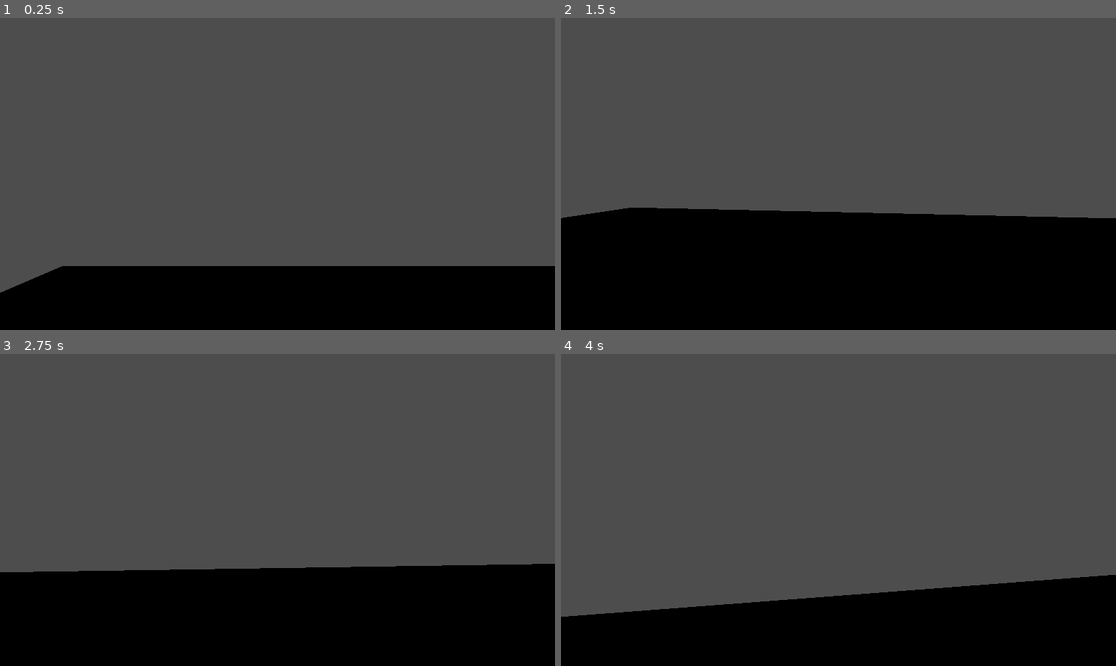
Above: before the commit, frames 1-4 (two rows, left to right).
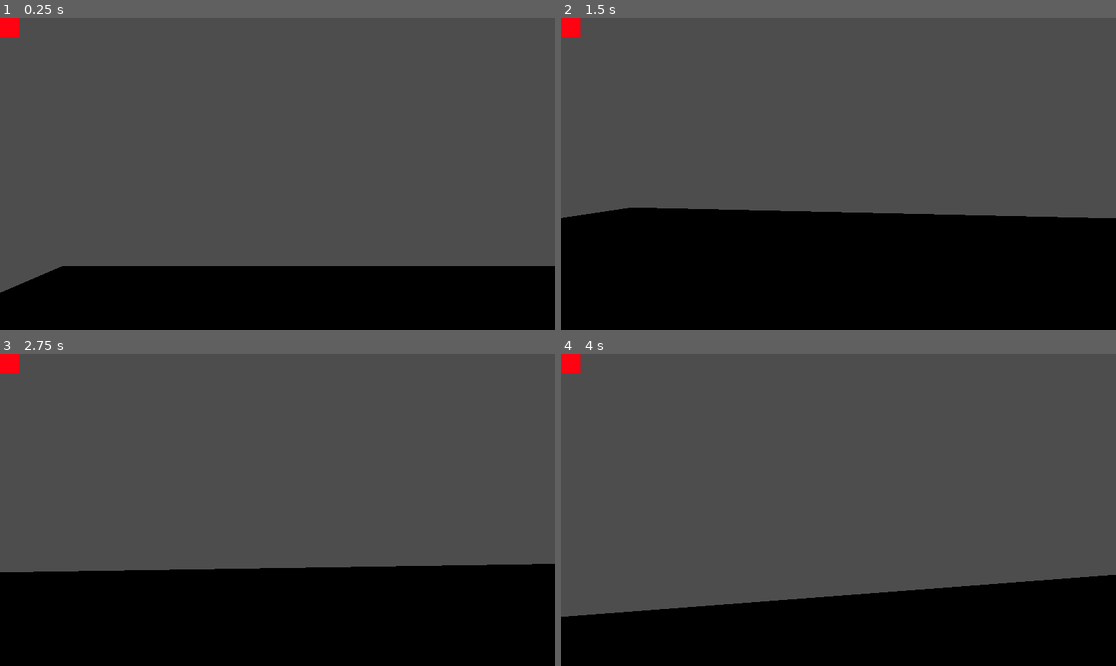
Above: after the commit, the same moments.

Repository: Y1lmazz1/oyun_denemeleri
Game: Godot game, scene res://node_3d.tscn
The game is run twice, just before and just after one commit, with the same random seed, the same clock (stepped at 60 frames per second) and the same inputs.
Inputs (mouse positions are in pixels of both pictures, inside the frame that each line leads up to):
- Up to frame 1 (0.25 s): no input
- Up to frame 2 (1.5 s): tap Enter (ui_accept) at 0.5, 0.77 s; move the mouse to (866, 174) at 0.52 s; hold W (move_forward) from 0.53 s (still down); tap R at 0.6, 1.35 s; click (866, 174) at 0.67 s; move the mouse to (810, 174) at 1.27 s; click (810, 174) at 1.42 s
- Up to frame 3 (2.75 s): keep holding W (move_forward); tap Enter (ui_accept) at 1.52 s; move the mouse to (288, 503) at 2.02 s; tap R at 2.1 s; click (288, 503) at 2.17 s
- Up to frame 4 (4 s): keep holding W (move_forward); move the mouse to (832, 516) at 2.77 s; tap R at 2.85, 3.6 s; click (832, 516) at 2.92 s; tap Enter (ui_accept) at 3.02, 3.77 s; move the mouse to (877, 513) at 3.52 s; click (877, 513) at 3.67 s

The runs differ from the first frame. In frame 1, 0.2% of the frame differs, in the area x 0-4%, y 0-7%; in frame 2, 0.2%; in frame 3, 0.2%; in frame 4, 0.2%.

Commit message:
Can barı ve Ölüm Ekranı

Diff:
--- a/character_body_3d.gd
+++ b/character_body_3d.gd
@@ -5,55 +5,94 @@
 @export var JUMP_VELOCITY : float = 4.5
 @export var MOUSE_SENSITIVITY : float = 0.002
 
+# --- CAN AYARLARI ---
+@export var MAX_HEALTH : float = 100.0
+var current_health : float = MAX_HEALTH
+var is_dead : bool = false # Ölüm durumunu takip eder
+
 # --- DÜĞÜMLER ---
-# Sahne ağacında 'Neck' ve onun içinde 'Camera3D' olmalı
 @onready var neck := $Neck
 @onready var camera := $Neck/Camera3D
+@onready var damage_overlay = get_node_or_null("CanvasLayer/DamageColor")
+@onready var health_bar = get_node_or_null("CanvasLayer/HealthBar")
+@onready var death_screen = get_node_or_null("CanvasLayer/DeathScreen")
 
 func _ready():
-	# Fareyi oyun içine hapset
+	add_to_group("player")
 	Input.set_mouse_mode(Input.MOUSE_MODE_CAPTURED)
+	current_health = MAX_HEALTH
+	is_dead = false
+
+	if health_bar:
+		health_bar.max_value = MAX_HEALTH
+		health_bar.value = current_health
+
+	if death_screen:
+		death_screen.visible = false
+
+	if damage_overlay:
+		damage_overlay.color.a = 0.0
+
+func _input(event):
+	# Eğer ölüysek ve R tuşuna basılırsa oyunu yeniden başlat
+	if is_dead and event.is_action_pressed("restart_key") or (is_dead and event is InputEventKey and event.keycode == KEY_R):
+		get_tree().reload_current_scene()
+
+func take_damage(amount: float):
+	if is_dead: return # Zaten ölüysek hasar almayalım
+
+	current_health -= amount
+
+	if health_bar:
+		health_bar.value = current_health
+
+	if damage_overlay:
+		damage_overlay.color.a = 0.4
+		var tween = create_tween()
+		tween.tween_property(damage_overlay, "color:a", 0.0, 0.4)
+
+	if current_health <= 0:
+		die()
+
+func die():
+	is_dead = true
+	Input.set_mouse_mode(Input.MOUSE_MODE_VISIBLE)
+
+	if death_screen:
+		death_screen.visible = true
+	print("Öldün! Yeniden başlamak için R tuşuna bas.")
 
 func _unhandled_input(event: InputEvent) -> void:
-	# Fare hareketi ile bakış kontrolü
+	if is_dead: return # Ölüyken etrafa bakma
+
 	if event is InputEventMouseMotion and Input.get_mouse_mode() == Input.MOUSE_MODE_CAPTURED:
-		# Sağa-Sola bakış (Karakterin gövdesini döndürür)
 		rotate_y(-event.relative.x * MOUSE_SENSITIVITY)
-		# Yukarı-Aşağı bakış (Sadece kamerayı/boynu döndürür)
 		neck.rotate_x(-event.relative.y * MOUSE_SENSITIVITY)
-		# Takla atmayı önlemek için bakışı sınırla
 		neck.rotation.x = clamp(neck.rotation.x, deg_to_rad(-85), deg_to_rad(85))
 
-	# ESC tuşuna basınca fareyi serbest bırak (Arayüzde işlem yapabilmek için)
 	if event.is_action_pressed("ui_cancel"):
 		Input.set_mouse_mode(Input.MOUSE_MODE_VISIBLE)
 
-	# Oyun ekranına tıklandığında fareyi tekrar hapset
 	if event is InputEventMouseButton and event.button_index == MOUSE_BUTTON_LEFT:
 		Input.set_mouse_mode(Input.MOUSE_MODE_CAPTURED)
 
 func _physics_process(delta: float) -> void:
-	# Yerçekimi Uygula
+	if is_dead: return # Ölüyken hareket etme
+
 	if not is_on_floor():
 		velocity += get_gravity() * delta
 
-	# Zıplama Kontrolü
 	if Input.is_action_just_pressed("ui_accept") and is_on_floor():
 		velocity.y = JUMP_VELOCITY
 
-	# Hareket Girdilerini Al (WASD için Input Map ayarı gerektirir)
 	var input_dir := Input.get_vector("move_left", "move_right", "move_forward", "move_back")
-
-	# Kameranın baktığı yöne göre ileri-geri git
 	var direction := (transform.basis * Vector3(input_dir.x, 0, input_dir.y)).normalized()
 
 	if direction:
 		velocity.x = direction.x * SPEED
 		velocity.z = direction.z * SPEED
 	else:
-		# Dururken yumuşak duruş yap (move_toward artık hata vermez)
 		velocity.x = move_toward(velocity.x, 0, SPEED)
 		velocity.z = move_toward(velocity.z, 0, SPEED)
 
-	# Hareketi uygula
 	move_and_slide()
--- a/dusman.gd
+++ b/dusman.gd
@@ -1,8 +1,11 @@
 extends CharacterBody3D
 
 @export var SPEED = 3.5
-# Sahnede 'player' grubuna dahil olan nesneyi arar
+@export var DAMAGE = 25.0
+@export var ATTACK_COOLDOWN = 1.0 # Saniyede bir vurur
+
 @onready var player = get_tree().get_first_node_in_group("player")
+var can_attack = true
 
 func _physics_process(delta: float) -> void:
 	# Yerçekimi
@@ -10,13 +13,21 @@
 		velocity += get_gravity() * delta
 
 	if player:
-		# Oyuncuya doğru yön vektörü
+		# Oyuncuyu takip et
 		var direction = (player.global_position - global_position).normalized()
-
-		# Sadece X ve Z ekseninde hareket (Y'yi 0 yaparak uçmasını engelliyoruz)
 		velocity.x = direction.x * SPEED
 		velocity.z = direction.z * SPEED
 
-		# İsteğe bağlı: Düşman her zaman oyuncuya baksın (Billboard ayarı Sprite3D'de açıksa gerekmez)
+	move_and_slide()
 
-	move_and_slide()
+# --- Area3D Sinyali Buraya Bağlanmalı ---
+func _on_area_3d_body_entered(body: Node3D) -> void:
+	if body.is_in_group("player") and can_attack:
+		if body.has_method("take_damage"):
+			body.take_damage(DAMAGE)
+			start_cooldown()
+
+func start_cooldown():
+	can_attack = false
+	await get_tree().create_timer(ATTACK_COOLDOWN).timeout
+	can_attack = true
--- a/node_3d.tscn
+++ b/node_3d.tscn
@@ -12,9 +12,15 @@
 [sub_resource type="ConcavePolygonShape3D" id="ConcavePolygonShape3D_noarx"]
 data = PackedVector3Array(-50, 0.5, 50, 50, 0.5, 50, -50, -0.5, 50, 50, 0.5, 50, 50, -0.5, 50, -50, -0.5, 50, 50, 0.5,  …(428 unchanged characters)…
 
+[sub_resource type="CanvasTexture" id="CanvasTexture_a0tk4"]
+
+[sub_resource type="CanvasTexture" id="CanvasTexture_r3fl7"]
+
 [sub_resource type="CapsuleShape3D" id="CapsuleShape3D_i5arm"]
 
 [sub_resource type="CapsuleShape3D" id="CapsuleShape3D_wc5p8"]
+
+[sub_resource type="CapsuleShape3D" id="CapsuleShape3D_a0tk4"]
 
 [node name="Node3D" type="Node3D" unique_id=1986338096]
 
@@ -33,9 +39,54 @@
 [node name="CollisionShape3D" type="CollisionShape3D" parent="StaticBody3D/CollisionShape3D/MeshInstance3D/StaticBody3D" unique_id=532975886]
 shape = SubResource("ConcavePolygonShape3D_noarx")
 
-[node name="CharacterBody3D" type="CharacterBody3D" parent="." unique_id=600055379 groups=["player,"]]
+[node name="CharacterBody3D" type="CharacterBody3D" parent="." unique_id=600055379 groups=["player"]]
 transform = Transform3D(1, 0, 0, 0, 1, 0, 0, 0, 1, -10.243233, 10.68133, 0)
 script = ExtResource("1_noarx")
+
+[node name="CanvasLayer" type="CanvasLayer" parent="CharacterBody3D" unique_id=1934685567]
+
+[node name="HealthBar" type="TextureProgressBar" parent="CharacterBody3D/CanvasLayer" unique_id=1037330000]
+offset_right = 40.0
+offset_bottom = 40.0
+mouse_filter = 2
+nine_patch_stretch = true
+stretch_margin_left = 30
+texture_under = SubResource("CanvasTexture_a0tk4")
+texture_progress = SubResource("CanvasTexture_r3fl7")
+tint_progress = Color(1, 0.011764706, 0.07450981, 1)
+
+[node name="DamageColor" type="ColorRect" parent="CharacterBody3D/CanvasLayer" unique_id=619543723]
+offset_right = 1151.0
+offset_bottom = 648.0
+mouse_filter = 2
+color = Color(1, 0.18431373, 0.039215688, 0)
+
+[node name="DeathScreen" type="Control" parent="CharacterBody3D/CanvasLayer" unique_id=2050144363]
+visible = false
+layout_mode = 3
+anchors_preset = 15
+anchor_right = 1.0
+anchor_bottom = 1.0
+grow_horizontal = 2
+grow_vertical = 2
+
+[node name="ColorRect" type="ColorRect" parent="CharacterBody3D/CanvasLayer/DeathScreen" unique_id=1269163409]
+layout_mode = 0
+offset_right = 40.0
+offset_bottom = 40.0
+color = Color(0, 0, 0, 0.64705884)
+
+[node name="Label" type="Label" parent="CharacterBody3D/CanvasLayer/DeathScreen" unique_id=324669242]
+layout_mode = 0
+offset_right = 40.0
+offset_bottom = 23.0
+text = "ÖLDÜN"
+
+[node name="Label2" type="Label" parent="CharacterBody3D/CanvasLayer/DeathScreen" unique_id=845521411]
+layout_mode = 0
+offset_right = 40.0
+offset_bottom = 23.0
+text = "Yeniden Başlamak İçin 'R' Tuşuna Bas"
 
 [node name="CollisionShape3D" type="CollisionShape3D" parent="CharacterBody3D" unique_id=378797023]
 shape = SubResource("CapsuleShape3D_i5arm")
@@ -55,3 +106,10 @@
 [node name="Sprite3D" type="Sprite3D" parent="CharacterBody3D2" unique_id=1058133190]
 billboard = 2
 texture = ExtResource("2_a0tk4")
+
+[node name="Area3D" type="Area3D" parent="CharacterBody3D2" unique_id=1610966681]
+
+[node name="CollisionShape3D" type="CollisionShape3D" parent="CharacterBody3D2/Area3D" unique_id=825963590]
+shape = SubResource("CapsuleShape3D_a0tk4")
+
+[connection signal="body_entered" from="CharacterBody3D2/Area3D" to="CharacterBody3D2" method="_on_area_3d_body_entered"]
Binary file added: png-transparent-pixel-art-health-health-angle-computer-programming-medical-care-thumbnail.png
Not shown, added: png-transparent-pixel-art-health-health-angle-computer-programming-medical-care-thumbnail.png.import
